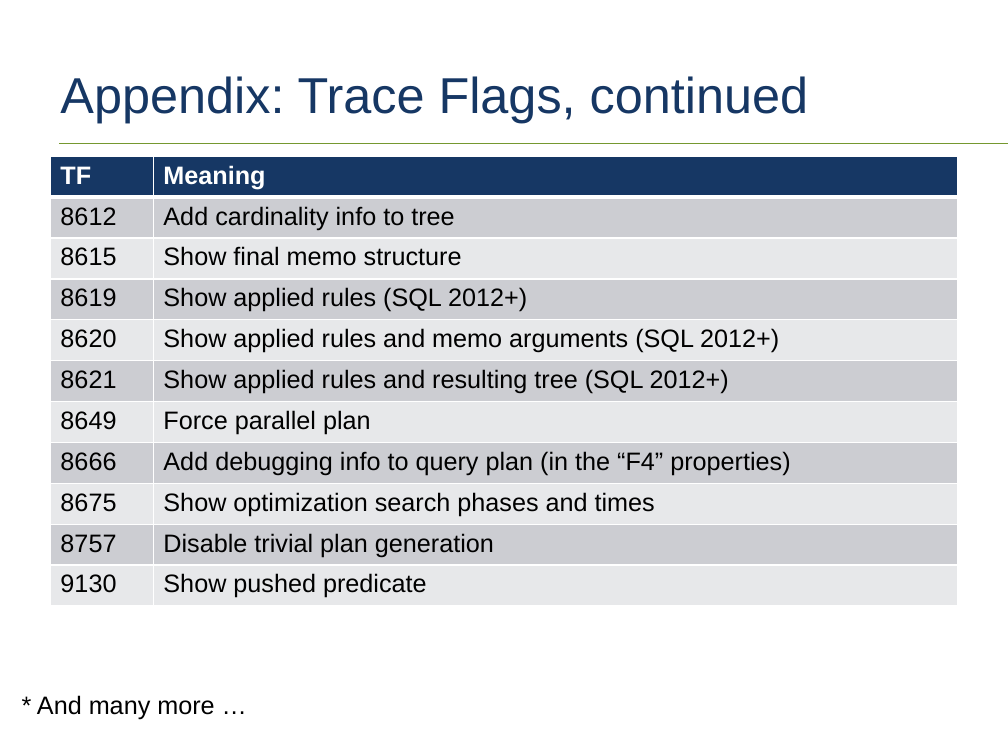
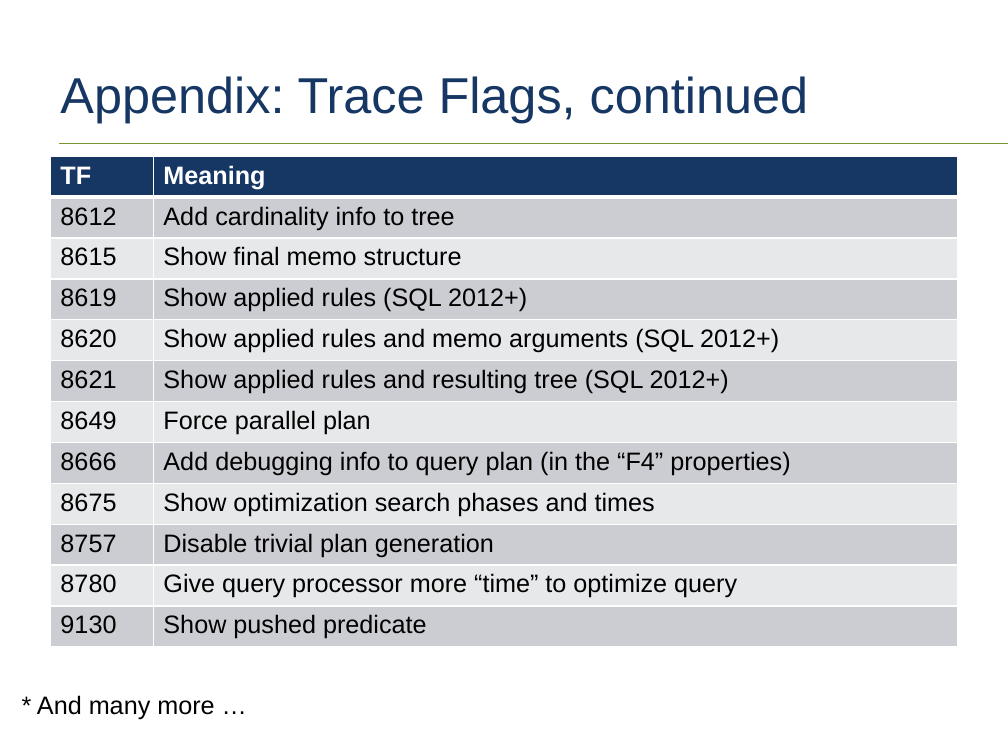
Before and after one commit to tf3604/OptimizerPresentation, a slide deck: slide 59 of Optimizer.pptx (slide 58 before the commit). Drawn at 1008x756 pixels with LibreOffice and Linux fonts; fonts in the diff are those of the drawing; background and template pictures are left out. Boxes give left, top, right and bottom in pixels: in the first picture for what was removed or moved away, otherwise in the second. Text is boxed around its words. In the diff, an @@ line names an element or a change of style, - is before the commit and + after.

```diff
--- a/Optimizer.pptx
+++ b/Optimizer.pptx
@@ table at <box>50,156,958,647</box> @@
+row 11: 8780 | Give query processor more “time” to optimize query
```
Also in this commit, not shown: 1 slide added.
